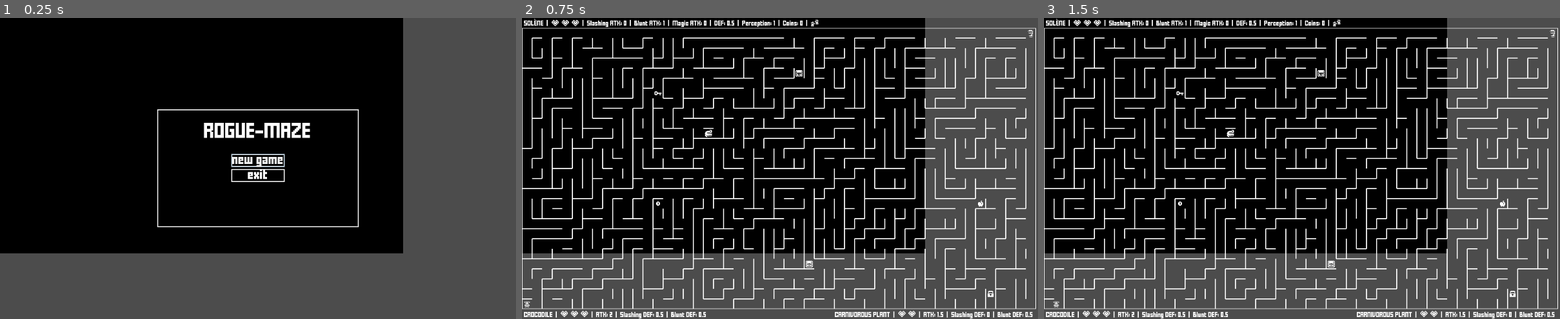
Above: before the commit, frames 1-3 (left to right).
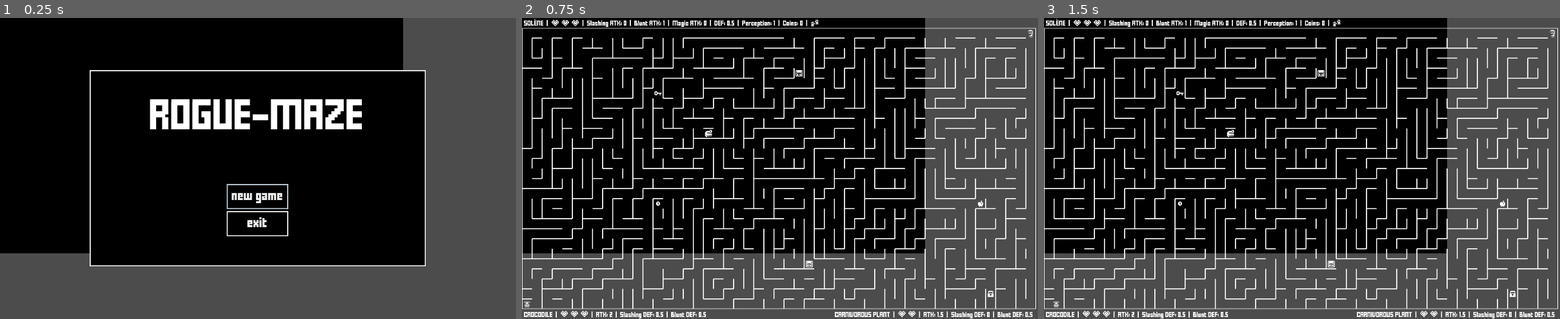
Above: after the commit, the same moments.

Repository: jGonzalezFernandez/rogue-maze
Game: Godot game, scene res://main/main.tscn
The game is run twice, just before and just after one commit, with the same random seed, the same clock (stepped at 60 frames per second) and the same inputs.
Inputs:
- Up to frame 1 (0.25 s): no input
- Up to frame 2 (0.75 s): click "new game" at 0.5 s
- Up to frame 3 (1.5 s): tap Enter (bomb) at 1.25 s; hold Right (ui_right) from 1.28 s (still down); hold Enter (bomb) from 1.28 s (still down)

The runs differ from the first frame. In frame 1, 11% of the frame differs, in the area x 17-83%, y 17-83%; in frame 2, nothing differs; in frame 3, nothing differs.

Commit message:
Text legibility improved

Diff:
--- a/grid_elements/characters/character.gd
+++ b/grid_elements/characters/character.gd
@@ -18,8 +18,8 @@
 
 const PREVIOUS_POSITIONS_SIZE = 10
 
-# We use char_name instead of the name property of Node, because it is exposed in the GUI, and Godot changes the String
-# to make it unique when more than one instance exists at the same time
+# We use char_name instead of the name property of Node, because Godot changes this String to make it unique when
+# more than one instance exists at the same time, but we don't want to display @ and numbers in the GUI
 var char_name: String
 var previous_positions = []
 var running_duration: float
--- a/grid_elements/characters/non_player/non_player.gd
+++ b/grid_elements/characters/non_player/non_player.gd
@@ -23,7 +23,7 @@
 	return path
 
 func player_is_visible() -> bool:
-	if (!player.invisible or !is_in_group(ENEMY_GROUP)) and position.distance_to(player.position) <= viewing_distance:
+	if is_instance_valid(player) and (!player.invisible or !is_in_group(ENEMY_GROUP)) and position.distance_to(player.position) <= viewing_distance:
 		cast_ray_to(position.direction_to(player.position) * viewing_distance)
 		return ray.is_colliding() and ray.get_collider() is Player
 	else:
--- a/gui_elements/custom_font.gd
+++ b/gui_elements/custom_font.gd
@@ -4,10 +4,14 @@
 const FONT_DATA_PATH = ResourcePath.GUI_ELEMENTS + "/FFFFORWA.ttf"
 const FONT_DATA = preload(FONT_DATA_PATH)
 
-const LARGE_FONT_SIZE = 24
+const LARGE_FONT_SIZE = 48
 const NORMAL_FONT_SIZE = 16
 const SMALL_FONT_SIZE = 8
 
-func _init(font_size: int = NORMAL_FONT_SIZE) -> void:
+const EXTRA_SPACING = 4
+
+func _init(font_size: int = NORMAL_FONT_SIZE, extra_spacing_top: int = EXTRA_SPACING, extra_spacing_bottom: int = EXTRA_SPACING) -> void:
 	font_data = FONT_DATA
 	size = font_size
+	self.extra_spacing_top = extra_spacing_top
+	self.extra_spacing_bottom = extra_spacing_bottom
--- a/gui_elements/custom_theme.gd
+++ b/gui_elements/custom_theme.gd
@@ -1,5 +1,8 @@
 class_name CustomTheme
 extends Theme
+
+const STYLE_BOX_BORDER_WIDTH = 2
+const STYLE_BOX_MARGIN = 10
 
 func _init(custom_font: CustomFont, background_color: Color) -> void:
 	var font_color = background_color.inverted()
@@ -10,7 +13,11 @@
 	var style_box = StyleBoxFlat.new()
 	style_box.bg_color = background_color
 	style_box.border_color = background_color.inverted()
-	style_box.set_border_width_all(2)
+	style_box.set_border_width_all(STYLE_BOX_BORDER_WIDTH)
+	style_box.content_margin_top = STYLE_BOX_MARGIN
+	style_box.content_margin_bottom = STYLE_BOX_MARGIN
+	style_box.content_margin_right = STYLE_BOX_MARGIN
+	style_box.content_margin_left = STYLE_BOX_MARGIN
 
 	set_stylebox("panel", "Panel", style_box)
 
--- a/gui_elements/popup/event_popup.gd
+++ b/gui_elements/popup/event_popup.gd
@@ -126,7 +126,7 @@
 	v_container.add_child(yes_button)
 	v_container.add_child(no_button)
 	v_container.add_child(continue_button)
-	v_container.set_anchors_and_margins_preset(Control.PRESET_CENTER)
+	v_container.set_anchors_and_margins_preset(Control.PRESET_CENTER_BOTTOM, 0, MARGIN)
 
 	continue_button.hide()
 
--- a/gui_elements/popup/menu_popup.gd
+++ b/gui_elements/popup/menu_popup.gd
@@ -26,7 +26,7 @@
 
 	v_container.add_child(new_game_button)
 	v_container.add_child(exit_button)
-	v_container.set_anchors_and_margins_preset(Control.PRESET_CENTER)
+	v_container.set_anchors_and_margins_preset(Control.PRESET_CENTER_BOTTOM, 0, MARGIN)
 
 	new_game_button.connect("pressed", main, "on_new_game_button_pressed")
 
--- a/gui_elements/popup/popup_ext.gd
+++ b/gui_elements/popup/popup_ext.gd
@@ -1,5 +1,8 @@
 class_name PopupExt
 extends Popup
+
+const MARGIN = 60
+const RECT_SIZE_DIVISOR = 1.2
 
 var main: ColorRect
 var custom_theme: CustomTheme
@@ -10,7 +13,7 @@
 func _init(main: ColorRect) -> void:
 	self.main = main
 	custom_theme = CustomTheme.new(CustomFont.new(), main.color)
-	rect_size = Vector2(Utils.half(main.rect_size.x), Utils.half(main.rect_size.y))
+	rect_size = Vector2(main.rect_size.x / RECT_SIZE_DIVISOR, main.rect_size.y / RECT_SIZE_DIVISOR)
 	popup_exclusive = true
 	pause_mode = PAUSE_MODE_PROCESS
 
@@ -21,7 +24,7 @@
 	add_child(panel)
 
 	message = Label.new()
-	message.set_anchors_and_margins_preset(Control.PRESET_WIDE, 0, 30)
+	message.set_anchors_and_margins_preset(Control.PRESET_WIDE, 0, MARGIN)
 	message.align = Label.ALIGN_CENTER
 	message.autowrap = true
 	add_child(message)
--- a/gui_elements/status_bar/status_bar.gd
+++ b/gui_elements/status_bar/status_bar.gd
@@ -18,9 +18,7 @@
 	self.layout_preset = layout_preset
 	self.offset = offset
 
-	var custom_font = CustomFont.new(CustomFont.SMALL_FONT_SIZE)
-	custom_font.extra_spacing_top = 4
-	custom_theme = CustomTheme.new(custom_font, main.color)
+	custom_theme = CustomTheme.new(CustomFont.new(CustomFont.SMALL_FONT_SIZE, CustomFont.EXTRA_SPACING, 0), main.color)
 	add_constant_override("separation", 6)
 
 func _ready() -> void:
Not shown, changed: README.md
